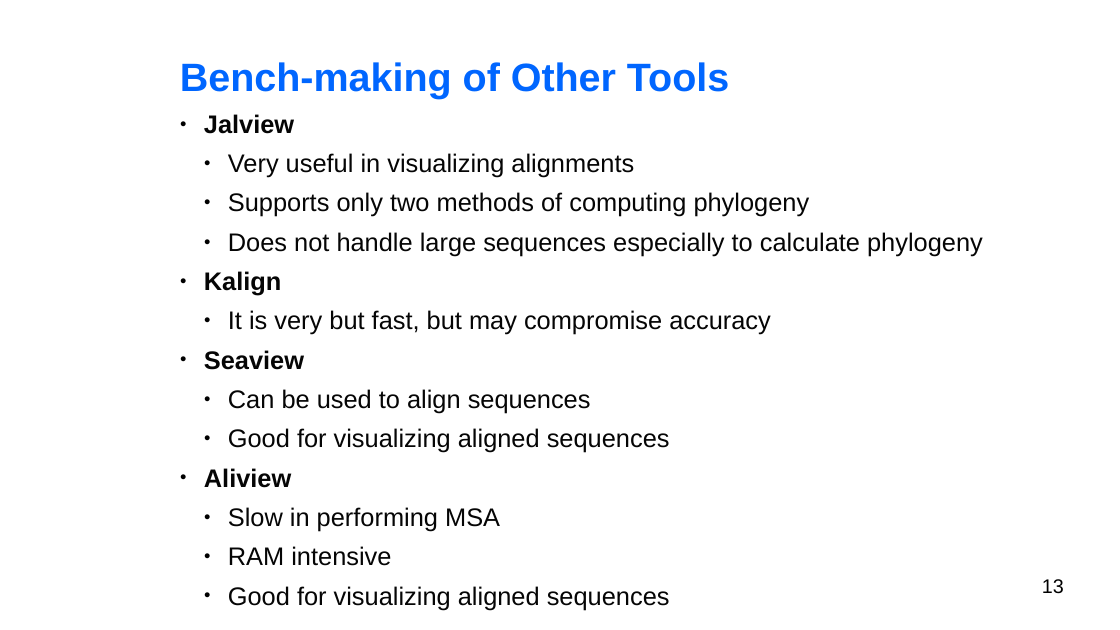
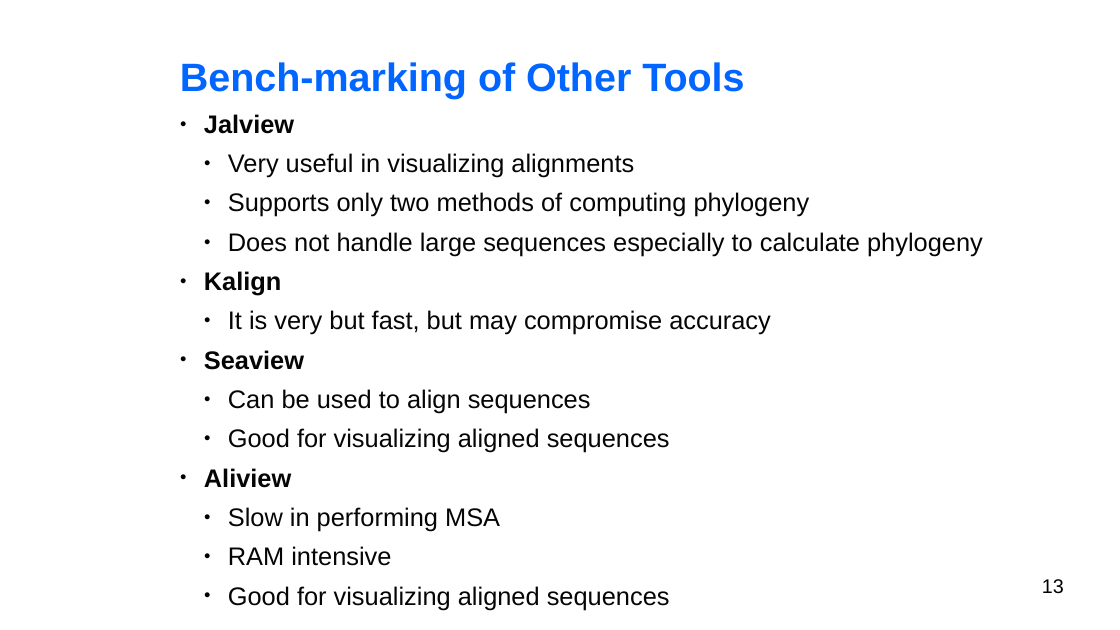
Before and after one commit to BryanAbuchery/Group_Project, a slide deck: slide 13 of Group_presentation.odp. Drawn at 1120x630 pixels with LibreOffice and Linux fonts; fonts in the diff are those of the drawing; background and template pictures are left out. Boxes give left, top, right and bottom in pixels: in the first picture for what was removed or moved away, otherwise in the second. Text is boxed around its words. In the diff, an @@ line names an element or a change of style, - is before the commit and + after.

```diff
--- a/Group_presentation.odp
+++ b/Group_presentation.odp
@@ title at (180, 62, 744, 99): text changed @@
-Bench-making of Other Tools
+Bench-marking of Other Tools
```
Also in this commit, not shown: 4 other slides changed.
